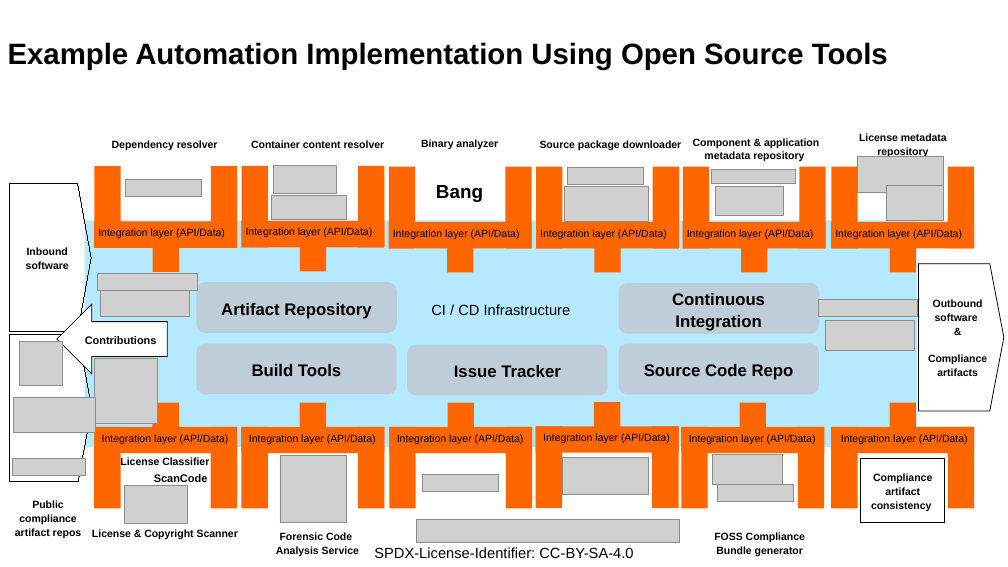
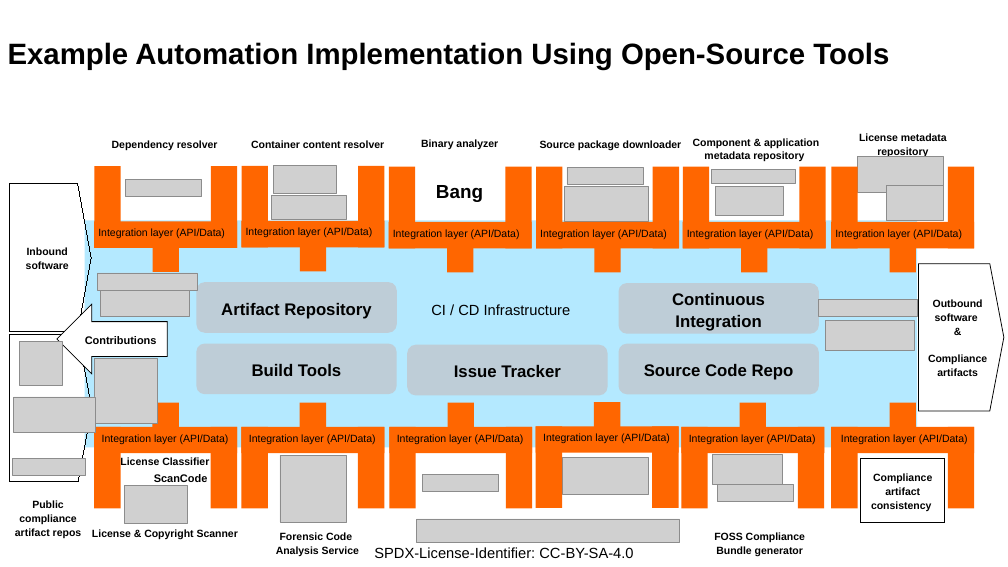
Before and after one commit to Open-Source-Compliance/Sharing-creates-value, a slide deck: slide 2 of Templates/Toolchain-big-picture-abstract-and-instance-example-7.pptx. Drawn at 1008x567 pixels with LibreOffice and Linux fonts; fonts in the diff are those of the drawing; grey boxes stand for pictures. Boxes give left, top, right and bottom in pixels: in the first picture for what was removed or moved away, otherwise in the second. Text is boxed around its words. In the diff, an @@ line names an element or a change of style, - is before the commit and + after.

```diff
--- a/Templates/Toolchain-big-picture-abstract-and-instance-example-7.pptx
+++ b/Templates/Toolchain-big-picture-abstract-and-instance-example-7.pptx
@@ text at box(8, 42, 889, 70): text changed @@
-Example Automation Implementation Using Open Source Tools
+Example Automation Implementation Using Open-Source Tools
```
Also in this commit, not shown: 1 slide removed, 1 other file.
